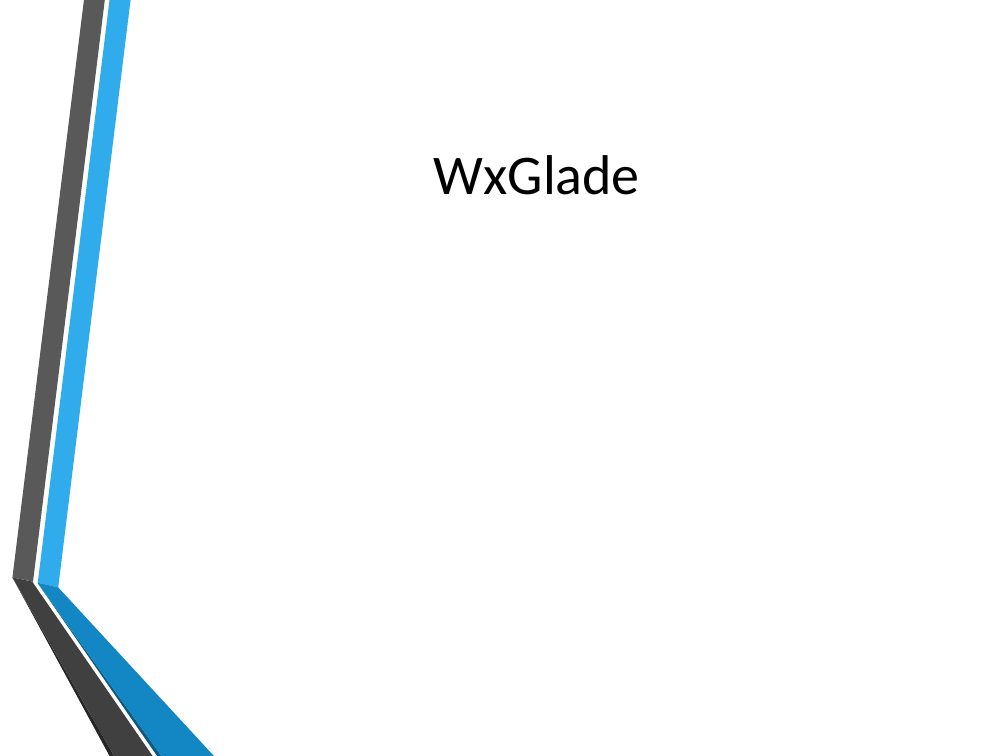
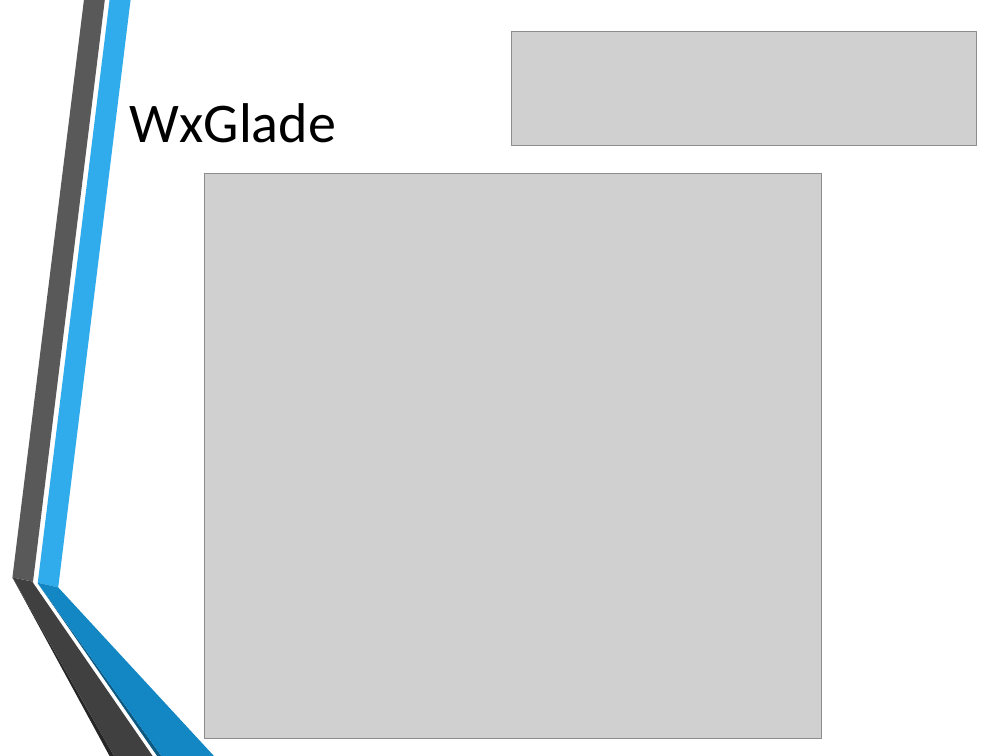
Before and after one commit to Feeeeeeeeeela/WxTutorial, a slide deck: slide 6 of Dokumentace/SOČ prezentace.pptx. Drawn at 1008x756 pixels with LibreOffice and Linux fonts; fonts in the diff are those of the drawing; grey boxes stand for pictures; background and template pictures are left out. Boxes give left, top, right and bottom in pixels: in the first picture for what was removed or moved away, otherwise in the second. Text is boxed around its words. In the diff, an @@ line names an element or a change of style, - is before the commit and + after.

```diff
--- a/Dokumentace/SOČ prezentace.pptx
+++ b/Dokumentace/SOČ prezentace.pptx
@@ title "WxGlade": place and size @@
-title "WxGlade" at box(434, 155, 640, 195)
+title "WxGlade" at box(130, 103, 336, 143)
@@ picture added at box(512, 31, 977, 145) @@
@@ picture added at box(205, 173, 822, 739) @@
```
Also in this commit, not shown: 4 other slides changed, 1 slide added, 1 slide removed, 6 other files.
